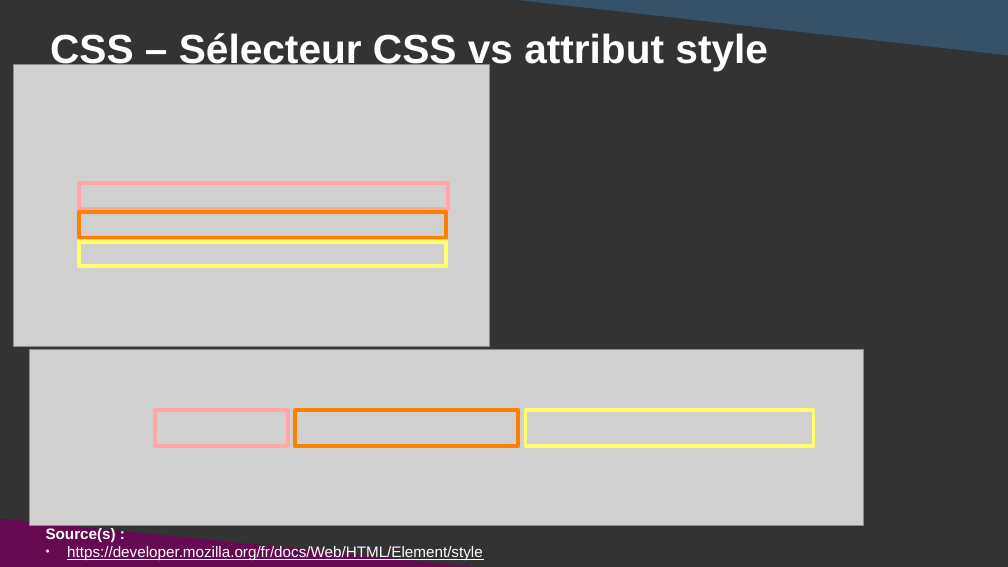
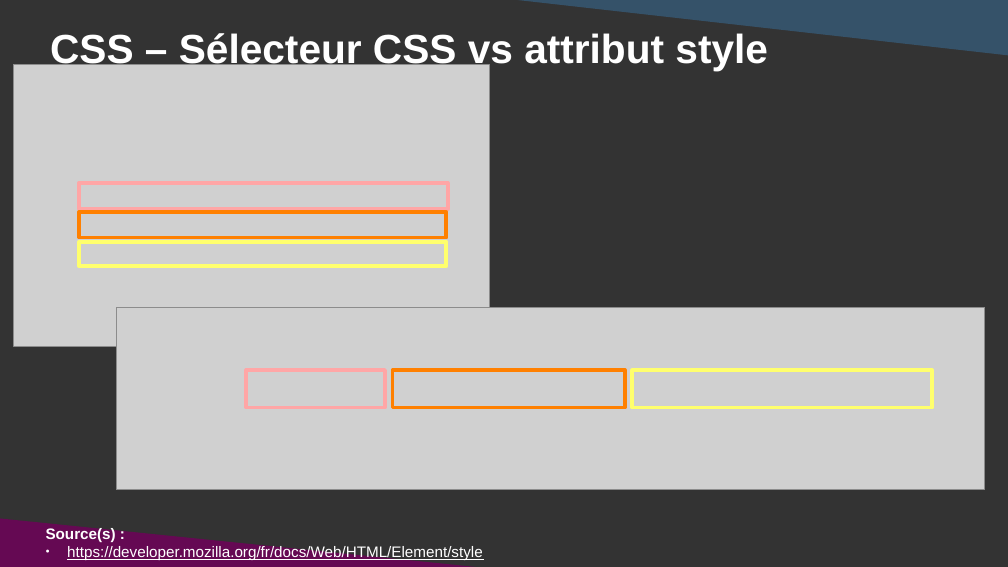
Before and after one commit to DanYellow/cours, a slide deck: slide 22 of integration-web-s1/travaux-pratiques/numero-3/presentation.odp. Drawn at 1008x567 pixels with LibreOffice and Linux fonts; fonts in the diff are those of the drawing; grey boxes stand for pictures. Boxes give left, top, right and bottom in pixels: in the first picture for what was removed or moved away, otherwise in the second. Text is boxed around its words. In the diff, an @@ line names an element or a change of style, - is before the commit and + after.

```diff
--- a/integration-web-s1/travaux-pratiques/numero-3/presentation.odp
+++ b/integration-web-s1/travaux-pratiques/numero-3/presentation.odp
@@ picture resized from (x1=29, y1=350, x2=863, y2=526) to (x1=116, y1=307, x2=985, y2=489) @@
@@ rectangle resized from (x1=155, y1=411, x2=288, y2=446) to (x1=246, y1=370, x2=385, y2=408) @@
@@ rectangle resized from (x1=295, y1=411, x2=519, y2=446) to (x1=392, y1=370, x2=625, y2=408) @@
@@ rectangle resized from (x1=526, y1=411, x2=814, y2=446) to (x1=633, y1=370, x2=933, y2=408) @@
```
Also in this commit, not shown: 9 other slides changed, 1 slide added, 1 slide removed, 1 other file.
